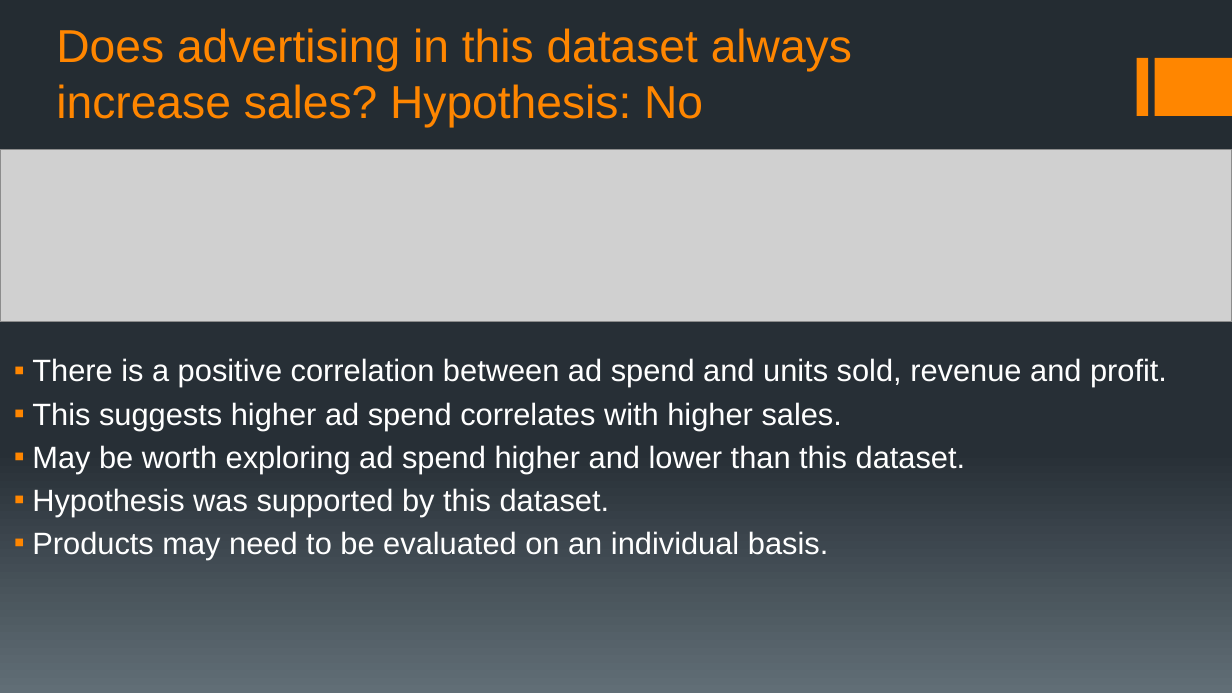
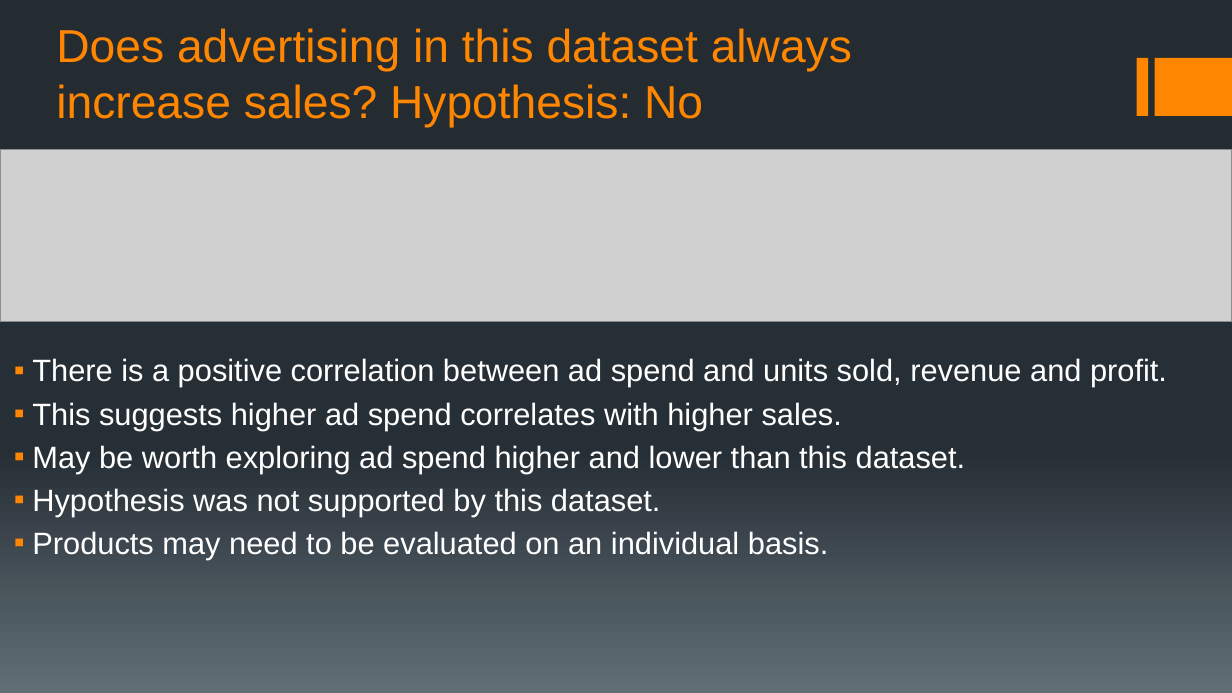
Before and after one commit to warnerm06/Amazon-Sales-Analysis, a slide deck: slide 6 of amazon-final.pptx. Drawn at 1232x693 pixels with LibreOffice and Linux fonts; fonts in the diff are those of the drawing; grey boxes stand for pictures. Boxes give left, top, right and bottom in pixels: in the first picture for what was removed or moved away, otherwise in the second. Text is boxed around its words. In the diff, an @@ line names an element or a change of style, - is before the commit and + after.

```diff
--- a/amazon-final.pptx
+++ b/amazon-final.pptx
@@ text at [32,488,661,516]: text changed @@
-▪ Hypothesis was supported by this dataset.
+▪ Hypothesis was not supported by this dataset.
```
Also in this commit, not shown: 1 other file.
